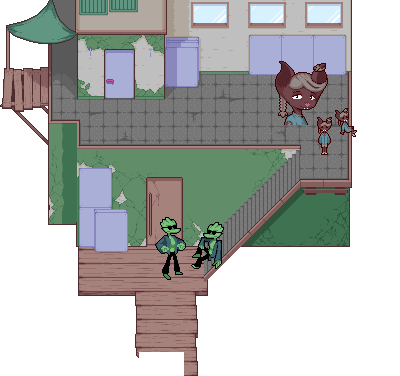
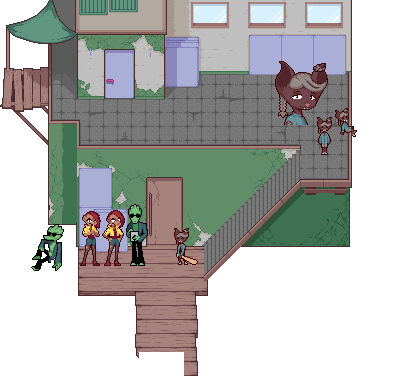
Comparing the layer stacks of the two w=400, h=376 images. Changes:
added layer "Layer4" above "Layer3" over [left=31, top=204, right=198, bottom=271]
hid "Layer3" over [left=155, top=217, right=224, bottom=280]
